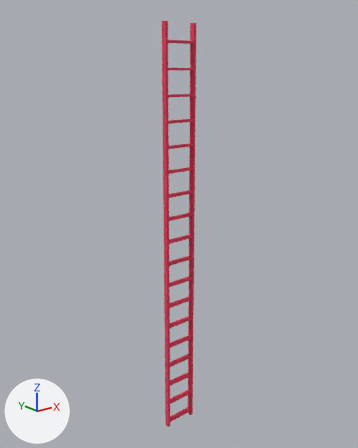
Before and after pictures for a commit that changed the glTF model Character/Adonis/Models/ladder.glb.
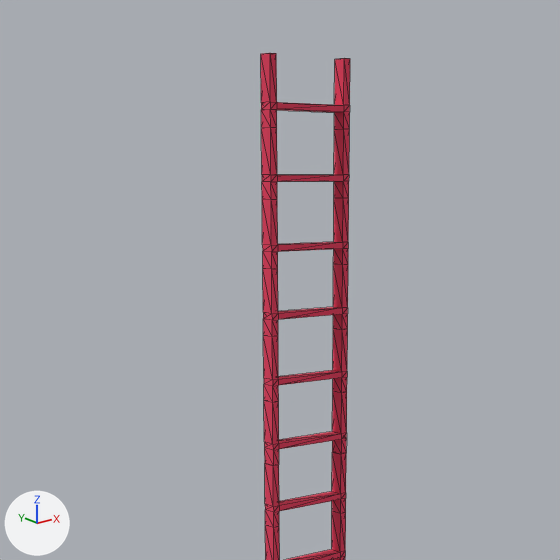
Each version is shown whole from a 50 mm lens placed at (-3.42, -4.52, 4.4), pointed at (0.04, -0.19, 2.67), then close up on the part from 17% to 77% of the width and 0% to 48% of the height. Lighting does not change. The marker at lower left points along +X, +Y and +Z. The last two pictures show the newer version. The close-ups show mesh edges as thin lines. Vertices at exactly the same position are counted once.

Script lines for the objects in view, before the commit:
```python
me_立方体 = bpy.data.meshes.new('立方体')
me_立方体.from_pydata(...)  # 456 vertices, 1080 faces; spans x -0.2..0.2, y -0.03..0.03, z 0.0..4.86
me_立方体.materials.append(mat_ladder)  # red #e73e5e
ob_立方体 = bpy.data.objects.new('立方体', me_立方体)
ob_立方体.location = (0.0, -0.25, 0.0)
```
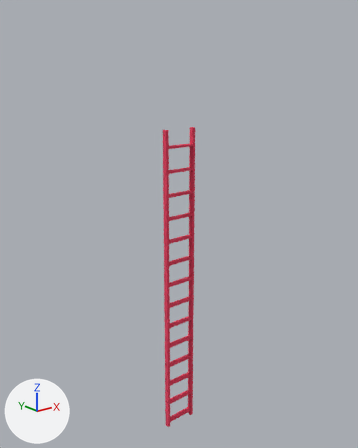
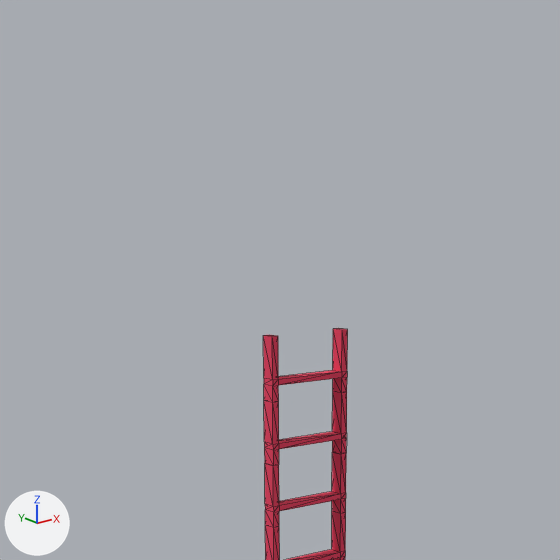
The newer file is also turned or shifted as a whole; pictures and numbers use the older file's frame.

Pixel boxes (x1, y1, x2, y2) of what changed, in the close-ups (560 x 560 px):
'立方体', reshaped
    before: (261, 53, 350, 560)
    after: (263, 328, 348, 560)
part 1 of me_立方体, deleted (red)
    before: (261, 53, 350, 336)

What changed in the scene script:
```text
Change me_立方体:
    used by ob_立方体; location = (0.0, -0.25, 0.0)
    remove me_立方体.from_pydata(...)  # 456 vertices, 1080 faces; spans x -0.2..0.2, y -0.03..0.03, z 0.0..4.86
    add me_立方体.from_pydata(...)  # 360 vertices, 840 faces; spans x -0.2..0.2, y -0.03..0.03, z 0.0..3.78
    me_立方体 part 1
    96 vertices are removed from x -0.2..0.2, y -0.03..0.03, z 3.85..4.86
    240 faces are deleted
```
